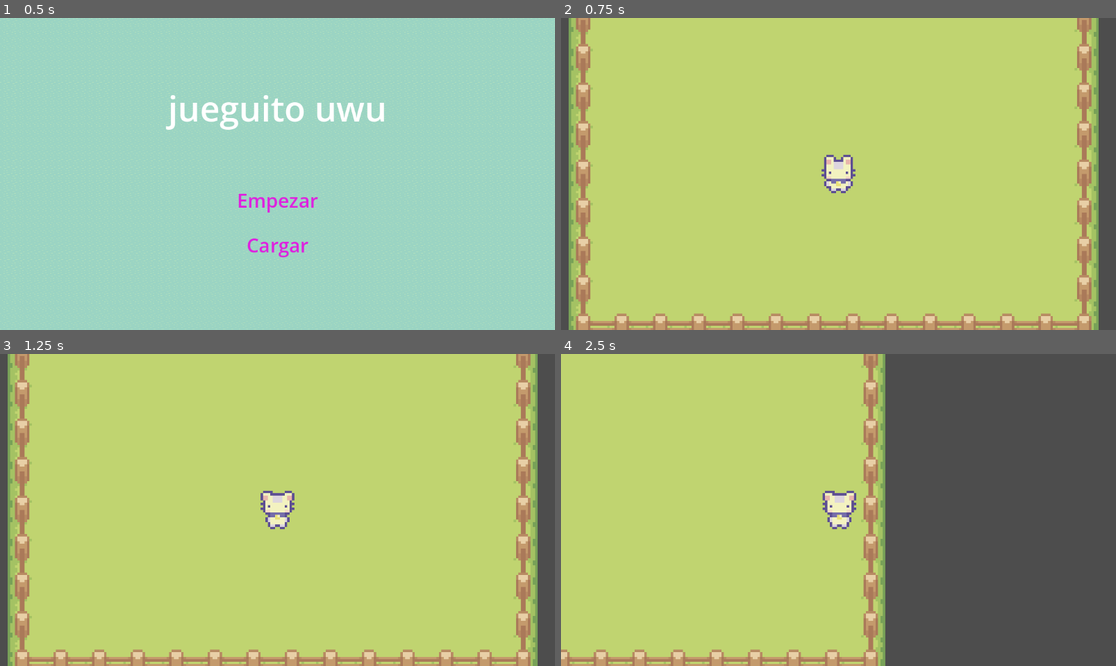
Above: before the commit, frames 1-4 (two rows, left to right).
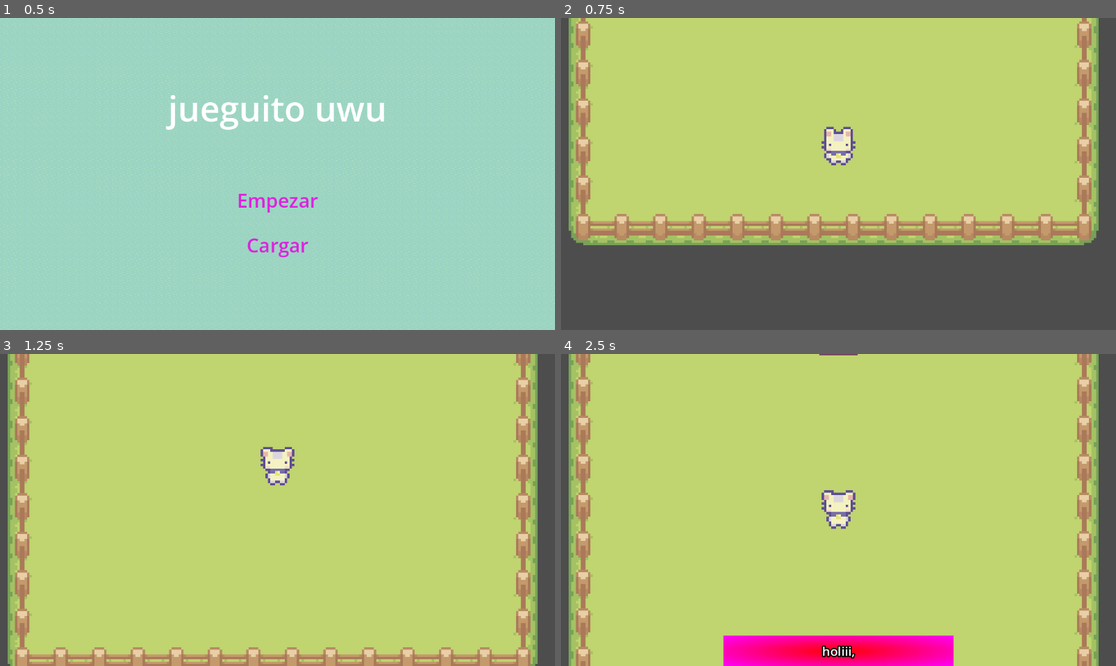
Above: after the commit, the same moments.

Repository: makiniqa/conocimiento-absurdo
Game: Godot game, scene res://Scenes/game.tscn
Same seed, same stepped clock (60 frames per second), same inputs: the game is played once before the commit and once after it.
Inputs (mouse positions are in pixels of both pictures, inside the frame that each line leads up to):
- Up to frame 1 (0.5 s): no input
- Up to frame 2 (0.75 s): click "Empezar" at 0.5 s
- Up to frame 3 (1.25 s): no input
- Up to frame 4 (2.5 s): tap Enter (ui_accept) at 1.25, 1.52, 2.27 s; move the mouse to (960, 494) at 1.27 s; hold Right (right) from 1.28 s (still down); click (960, 494) at 1.42 s; move the mouse to (727, 525) at 2.02 s

Frame 1 is identical in both runs. In frame 2, 37% of the frame differs, in the area x 1-97%, y 0-100%; in frame 3, 5.2%; in frame 4, 50%, in the area x 0-97%, y 0-100%.

Commit message:
cutsceeeeeeeeeenes

Diff:
--- a/Scenes/dialogue_box.tscn
+++ b/Scenes/dialogue_box.tscn
@@ -57,3 +57,4 @@
 
 [node name="AudioStreamPlayer" type="AudioStreamPlayer" parent="." unique_id=1694669748]
 stream = ExtResource("2_l8qb8")
+volume_db = -10.0
--- a/Scenes/nivel_1.tscn
+++ b/Scenes/nivel_1.tscn
@@ -432,6 +432,67 @@
 physics_layer_0/collision_layer = 1
 sources/0 = SubResource("TileSetAtlasSource_l2piy")
 
+[sub_resource type="Animation" id="Animation_22i05"]
+length = 0.001
+tracks/0/type = "value"
+tracks/0/imported = false
+tracks/0/enabled = true
+tracks/0/path = NodePath("Player:active")
+tracks/0/interp = 1
+tracks/0/loop_wrap = true
+tracks/0/keys = {
+"times": PackedFloat32Array(0),
+"transitions": PackedFloat32Array(1),
+"update": 1,
+"values": [false]
+}
+tracks/1/type = "value"
+tracks/1/imported = false
+tracks/1/enabled = true
+tracks/1/path = NodePath("Player:position")
+tracks/1/interp = 1
+tracks/1/loop_wrap = true
+tracks/1/keys = {
+"times": PackedFloat32Array(0),
+"transitions": PackedFloat32Array(1),
+"update": 0,
+"values": [Vector2(-46, 166)]
+}
+
+[sub_resource type="Animation" id="Animation_jmhww"]
+resource_name = "enter_level"
+length = 1.5
+tracks/0/type = "value"
+tracks/0/imported = false
+tracks/0/enabled = true
+tracks/0/path = NodePath("Player:active")
+tracks/0/interp = 1
+tracks/0/loop_wrap = true
+tracks/0/keys = {
+"times": PackedFloat32Array(0),
+"transitions": PackedFloat32Array(1),
+"update": 1,
+"values": [false]
+}
+tracks/1/type = "value"
+tracks/1/imported = false
+tracks/1/enabled = true
+tracks/1/path = NodePath("Player:position")
+tracks/1/interp = 1
+tracks/1/loop_wrap = true
+tracks/1/keys = {
+"times": PackedFloat32Array(0, 1),
+"transitions": PackedFloat32Array(1, 1),
+"update": 0,
+"values": [Vector2(-46, 166), Vector2(-46, 72)]
+}
+
+[sub_resource type="AnimationLibrary" id="AnimationLibrary_22i05"]
+_data = {
+&"RESET": SubResource("Animation_22i05"),
+&"enter_level": SubResource("Animation_jmhww")
+}
+
 [node name="Nivel1" type="Node2D" unique_id=1398036209]
 script = ExtResource("1_epurl")
 
@@ -449,10 +510,15 @@
 
 [node name="Player" parent="." unique_id=1915309905 instance=ExtResource("5_jmhww")]
 z_index = 1
-position = Vector2(-46, 119)
+position = Vector2(-46, 166)
+active = false
 
 [node name="DialogueBox" parent="." unique_id=380382360 instance=ExtResource("6_jmhww")]
 top_level = true
 z_index = 1
 
+[node name="AnimationPlayer" type="AnimationPlayer" parent="." unique_id=1610307949]
+libraries/ = SubResource("AnimationLibrary_22i05")
+
 [connection signal="entered" from="AnimatedGate" to="." method="_on_animated_gate_entered"]
+[connection signal="animation_finished" from="AnimationPlayer" to="." method="_on_animation_player_animation_finished"]
--- a/Scripts/dialogue_box.gd
+++ b/Scripts/dialogue_box.gd
@@ -1,8 +1,17 @@
 extends Control
+
+class TextString:
+	var text: String = ""
+	var time: float = 0.0
+
+	func _init(text: String, time: float):
+		self.text = text
+		self.time = time
 
 var t0: float = 0
 var t1: float = 0
 var displayTime: float = 0
+var displayTextQueue: Array[TextString] = []
 var displayText: String = ""
 var currentText: String = ""
 var textIndex := 0
@@ -14,18 +23,25 @@
 func _ready():
 	$CanvasLayer.visible = false
 
-func display_text(text:String, time:float):
-	shouldDisplay = not text.is_empty() and time > 0.0
-	displayTime = time
-	displayText = text
-	currentText = ""
-	textIndex = 0
-	charsPerSecond = text.length() / (time * 0.5)
-	t0 = Time.get_ticks_msec()*1.0e-3
-	$CanvasLayer.visible = true
-	$CanvasLayer/Label.text = currentText
+func queue_display_text(text:String, time: float):
+	displayTextQueue.append(TextString.new(text,time))
 
 func _process(_delta: float) -> void:
+	if not shouldDisplay:
+		var next = displayTextQueue.pop_front()
+		if next == null:
+			return
+		var text = next.text
+		var time = next.time
+		shouldDisplay = not text.is_empty() and time > 0.0
+		displayTime = time
+		displayText = text
+		currentText = ""
+		textIndex = 0
+		charsPerSecond = text.length() / (time * 0.5)
+		t0 = Time.get_ticks_msec()*1.0e-3
+		$CanvasLayer.visible = true
+		$CanvasLayer/Label.text = currentText
 	if shouldDisplay:
 		t1 = Time.get_ticks_msec()*1.0e-3
 		var delta = t1-t0
--- a/Scripts/nivel_1.gd
+++ b/Scripts/nivel_1.gd
@@ -3,14 +3,22 @@
 var door_entered := false
 var time_door_entered: int
 
+func _ready():
+	$AnimationPlayer.play("enter_level")
+
 func _on_animated_gate_entered(where: Door) -> void:
 	if not door_entered:
 		door_entered = true
-		$DialogueBox.display_text("*salis por la puerta uwu*", 3.0)
+		$DialogueBox.queue_display_text("*salis por la puerta uwu*", 3.0)
 		time_door_entered = Time.get_ticks_msec()
-
 
 func _process(_delta: float) -> void:
 	if door_entered and Time.get_ticks_msec() - time_door_entered >= 2000:
 		change_level = true
 		next_level = 0
+
+func _on_animation_player_animation_finished(anim_name: StringName) -> void:
+	if anim_name == "enter_level":
+		$DialogueBox.queue_display_text("holiii, estoy en busqueda de dios OwO", 5.0)
+		$DialogueBox.queue_display_text("me dijeron que vive acá owo pero no se que onda", 5.0)
+		$DialogueBox.queue_display_text("es re raro este lugar...", 5.0)
--- a/Scripts/player.gd
+++ b/Scripts/player.gd
@@ -1,11 +1,16 @@
 extends CharacterBody2D
 class_name Player
+
+@export
+var active := true
 
 const SPEED = 300.0
 const JUMP_VELOCITY = -400.0
 
 
 func _physics_process(delta: float) -> void:
+	if not active:
+		return
 	# Handle jump.
 	if Input.is_action_just_pressed("ui_accept") and is_on_floor():
 		velocity.y = JUMP_VELOCITY
